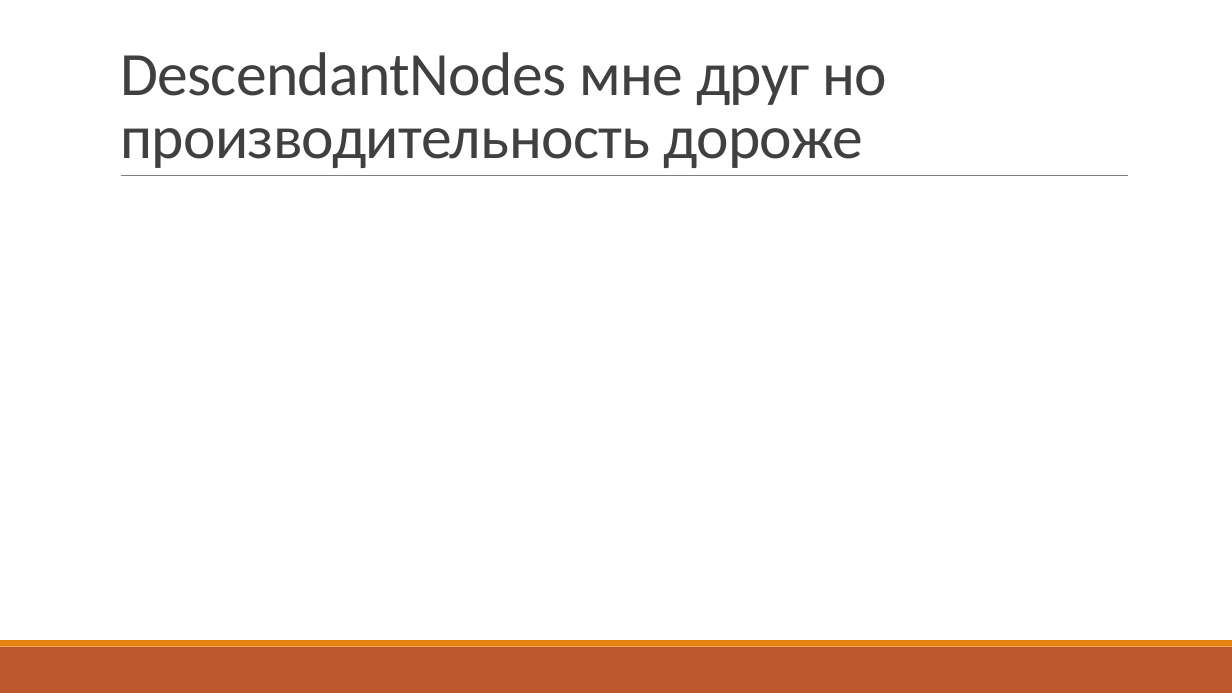
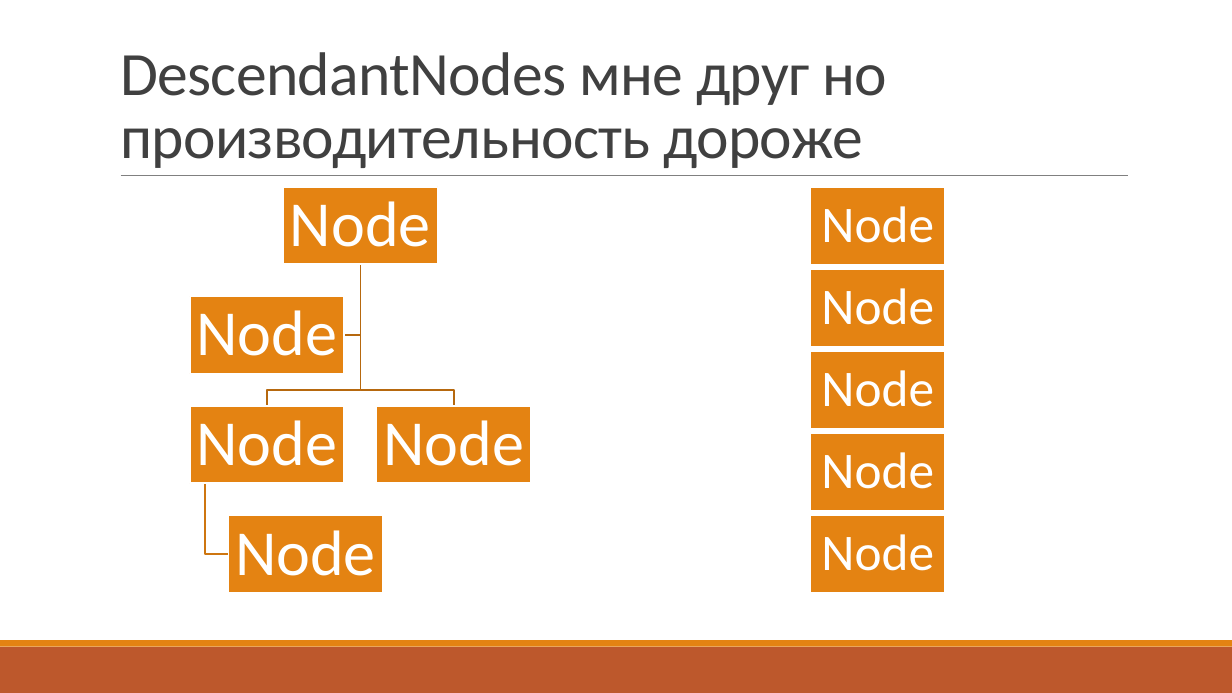
Before and after one commit to kugushev/presentations, a slide deck: slide 8 of P.pptx. Drawn at 1232x693 pixels with LibreOffice and Linux fonts; fonts in the diff are those of the drawing. Boxes give left, top, right and bottom in pixels: in the first picture for what was removed or moved away, otherwise in the second. Text is boxed around its words. In the diff, an @@ line names an element or a change of style, - is before the commit and + after.

```diff
--- a/P.pptx
+++ b/P.pptx
@@ group added at bbox=[189, 187, 531, 593]: 5 rectangles, 5 texts, 4 freeform shapes @@
+Node
+Node
+Node
+Node
+Node
@@ group added at bbox=[811, 187, 945, 593]: 5 rectangles, 5 texts @@
+Node
+Node
+Node
+Node
+Node
```
Also in this commit, not shown: 2 other slides changed.
